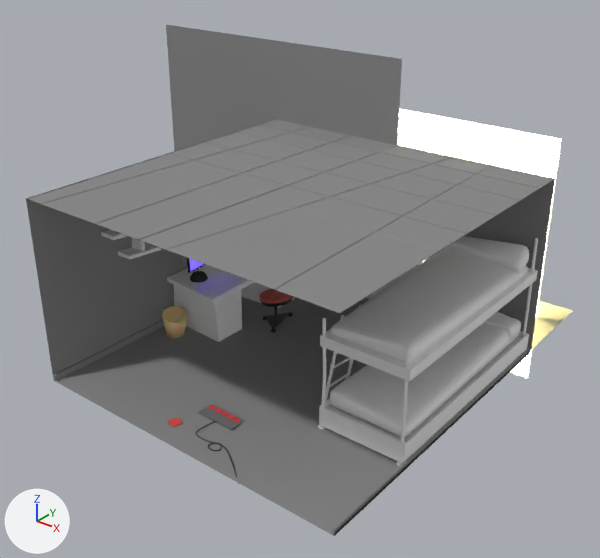
An edit to the Blender file Color_Room.blend, drawn before and after from the same camera.
The view is the same before and after, from a 50 mm lens placed at (21.5, -26.8, 21.4), pointed at (-2.4, 3.1, 2.9). Lighting does not change. The marker at lower left points along +X, +Y and +Z.
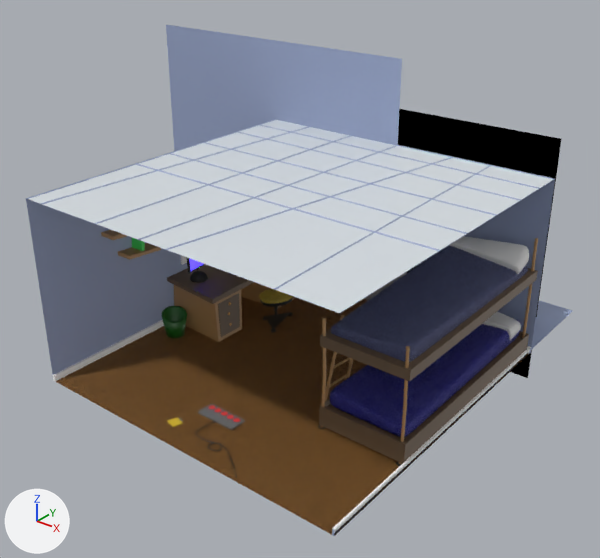
Patch to the scene script:
```diff
--- a/Color_Room.blend.py
+++ b/Color_Room.blend.py
@@ mat_material_005 @@
 n1 = _N.new('ShaderNodeEmission'); n1.name = 'Emission'
-n1.inputs[0].default_value = (0.8, 0.698, 0.277, 1.0)  # 'Color', yellow #e7da90
-n1.inputs[1].default_value = 35.0  # 'Strength'
+n1.inputs[0].default_value = (0.8, 0.625, 0.243, 1.0)  # 'Color', yellow #e7cf87
+n2 = _N.new('ShaderNodeAttribute'); n2.name = 'Attribute'
 _L.new(n1.outputs[0], n0.inputs[0])  # 'Emission' to 'Surface'
+_L.new(n2.outputs[2], n1.inputs[1])  # 'Factor' to 'Strength'
@@ mat_papelera @@
 mat_papelera = principled_material('Papelera')
-mat_papelera.base_color = (0.8, 0.555, 0.257)  # beige #e7c48b
+mat_papelera.base_color = (0.00446, 0.111, 0.0059)  # dark green #0e5e12
 mat_papelera.roughness = 0.318
@@ mat_techo @@
+mat_techo = principled_material('Techo')
+mat_techo.base_color = (0.71, 0.759, 0.8)  # white #dbe2e7
+mat_techo.roughness = 0.4
+mat_techo.specular_ior_level = 0.595
@@ mat_pared @@
+mat_pared = principled_material('Pared')
+mat_pared.base_color = (0.321, 0.386, 0.583)  # blue #9aa7c9
@@ mat_rodapies @@
+mat_rodapies = bpy.data.materials.new('Rodapies')
+# colours: white #ffffff
+# uses the picture img_weathered_brown_planks_disp_1k_png
@@ mat_madera_cama_1 @@
+mat_madera_cama_1 = principled_material('Madera cama 1')
+mat_madera_cama_1.base_color = (0.462, 0.256, 0.0978)  # orange #b58a58
+mat_madera_cama_1.roughness = 0.573
+mat_madera_cama_1.specular_ior_level = 0.732
@@ mat_madera_cama_2 @@
+mat_madera_cama_2 = bpy.data.materials.new('Madera cama 2')
+# nodes: BsdfPrincipled, OutputMaterial, ValToRGB
+# colours: black #000000, brown #b59370
@@ mat_suelo @@
+mat_suelo = bpy.data.materials.new('Suelo')
+# nodes: BsdfPrincipled, Bump, OutputMaterial, TexNoise, ValToRGB
+# colours: brown #ad873f, brown #6e3a1b, black #0d0e10
@@ mat_manta_1 @@
+mat_manta_1 = bpy.data.materials.new('Manta 1')
+# nodes: BsdfPrincipled, Bump, OutputMaterial, TexNoise, ValToRGB
+# colours: dark blue #0b0373, blue #bac0ff
@@ mat_manta_2 @@
+mat_manta_2 = bpy.data.materials.new('Manta 2')
+# nodes: BsdfPrincipled, Bump, OutputMaterial, TexNoise, ValToRGB
+# colours: dark blue #48486d, blue #b3d0ff
@@ me_cube_009 @@
 me_cube_009.from_pydata(...)  # 32 vertices, 30 faces; spans x -1.0..1.0, y -1.0..1.0, z -1.0..1.98
+me_cube_009.materials.append(mat_manta_2)
@@ me_cube_008 @@
 me_cube_008.from_pydata(...)  # 32 vertices, 30 faces; spans x -1.0..1.0, y -1.0..1.0, z -1.0..1.98
+me_cube_008.materials.append(mat_manta_1)
@@ me_cube_007 @@
 me_cube_007.from_pydata(...)  # 256 vertices, 254 faces; spans x -1.0..1.0, y -1.0..1.0, z -1.0..1.0
+me_cube_007.materials.append(mat_madera_cama_2)
@@ me_cube_006 @@
 me_cube_006.from_pydata(...)  # 24 vertices, 22 faces; spans x -1.0..1.0, y -1.0..1.0, z -2.91..1.0
+me_cube_006.materials.append(mat_madera_cama_2)
@@ me_cube_003 @@
 me_cube_003.from_pydata(...)  # 6 vertices, 1 face; spans x -1.0..1.0, y -1.0..1.0, z -1.0
-me_cube_003.materials.append(mat_material)  # grey #8a8a8a
+me_cube_003.materials.append(mat_suelo)
@@ me_cube_002 @@
 me_cube_002.from_pydata(...)  # 1589 vertices, 1604 faces; spans x -1.0..1.0, y -1.0..1.0, z -20.6..2.0
 # used by ob_cube_002; location = (-6.29, 2.31, 2.66); scale = (1.79, 3.46, 0.122)
+# me_cube_002 part 1: 24 of the faces centred in x -1.0..0.9, y -0.9..0.9, z -20.6..-19.2 switch from no material to mat_madera_cama_1 (orange #b58a58)
+# me_cube_002 part 2: 16 of the faces centred in x -0.9..0.9, y -0.9..0.9, z -10.8..-9.3 switch from no material to mat_madera_cama_1 (orange #b58a58)
+# me_cube_002 part 3: 8 of the faces centred in x 0.9, y -0.9..0.9, z -5.1..-2.0 switch from no material to mat_madera_cama_1 (orange #b58a58)
+# me_cube_002 part 4: 223 of the faces centred in x -1.0..1.0, y -1.0..1.0, z -18.7..2.0 switch from no material to mat_madera_cama_2
+me_cube_002.materials.append(mat_pomo_puerta)  # orange #e7ae57
@@ me_cube @@
 # used by ob_cube; location = (0.0, 0.0, 4.69); scale = (8.17, 8.17, 4.52)
-me_cube.from_pydata(...)  # 318 vertices, 271 faces; spans x -2.04..1.0, y -1.0..1.68, z -1.0..1.95
+me_cube.from_pydata(...)  # 318 vertices, 272 faces; spans x -2.04..1.0, y -1.0..1.68, z -1.0..1.95
+# me_cube part 5: 181 faces spanning x -2.04..1.0, y -1.0..1.68, z -1.0..1.95 switch from mat_material (grey #8a8a8a) to mat_pared (blue #9aa7c9)
+# me_cube part 6: 54 faces spanning x -1.08..1.0, y -1.0..1.0, z -1.0..0.81 switch from mat_material (grey #8a8a8a) to mat_rodapies
+# me_cube part 7: 36 faces spanning x -1.0..1.0, y -0.99..1.0, z 0.99 switch from mat_material (grey #8a8a8a) to mat_techo (white #dbe2e7)
@@ ob_plane @@
 ob_plane.location = (-2.03, 8.15, 3.78)
-ob_plane.rotation_euler = (1.571, 0.0, -0.149)  # degrees (90, 0, -8.5)
+ob_plane.rotation_euler = (1.571, 0.0, -0.405)  # degrees (90, 0, -23)
 ob_plane.scale = (2.02, 3.57, 2.02)
```

Boxes [x1, y1, x2, y2] around the edits, measured in the pictures (600 x 558 px):
'Cube.003', recoloured (grey to brown)
    both: [55, 297, 528, 535]
'Cube.008', recoloured (grey to blue)
    both: [331, 245, 528, 362]
'Cube.004', recoloured (grey to blue)
    both: [330, 318, 521, 437]
'Plane.003', recoloured (white to black)
    both: [398, 109, 561, 378]
'Cube.006', recoloured (grey to brown)
    both: [319, 331, 529, 464]
'Cube.007', recoloured (grey to brown)
    both: [320, 268, 538, 382]
'Cylinder.030', recoloured (brown to green)
    both: [162, 306, 187, 338]
'Plane', turned
    before: [366, 263, 421, 299]
    after: [365, 272, 407, 301]
part 1 of me_cube_002, recoloured
    both: [219, 298, 294, 342]
part 2 of me_cube_002, recoloured (grey to brown)
    both: [174, 282, 294, 342]
part 3 of me_cube_002, recoloured
    both: [216, 290, 240, 313]
part 4 of me_cube_002, recoloured
    both: [167, 264, 254, 337]
part 5 of me_cube, recoloured (grey to blue)
    both: [26, 25, 572, 536]
part 6 of me_cube, recoloured
    both: [53, 255, 531, 533]
part 7 of me_cube, recoloured (grey to white)
    both: [29, 120, 554, 313]
